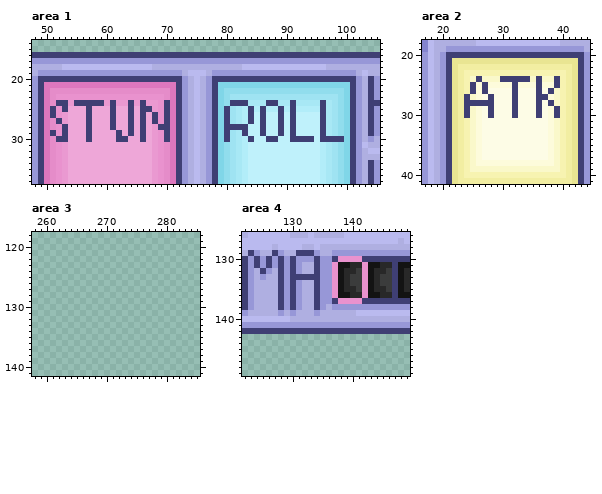
Pixel-art file: Assets/_Project/Art/UI/skillandhealthpng.aseprite. The first picture shows the starting point.
400x400 pixels, 1 frame. Colours within 5 levels of each other are drawn and written as one. Shown: area 1: x 48..105, y 14..37; area 2: x 17..44, y 18..41; area 3: x 258..285, y 118..141; area 4: x 122..149, y 126..149. The commit also changed other parts of the picture, which this record leaves out.
The result:
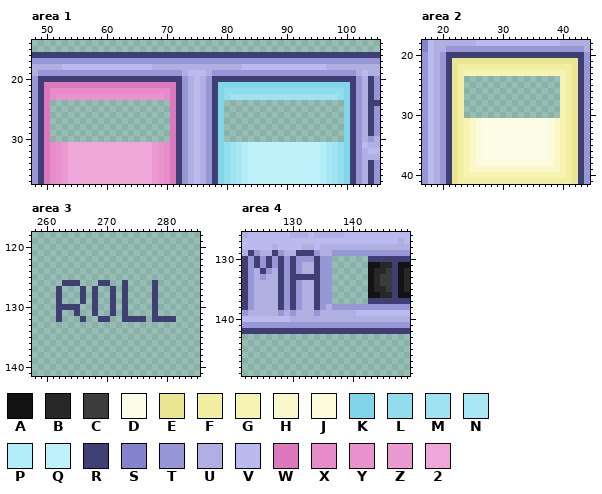
Palette (. is transparent): A #131313  B #282828  C #3b3c3c  D #fdfce6  E #e9e592  F #f2eea2  G #f7f3b1  H #faf8ca  J #fdfbdb  K #80d6e8  L #91dded  M #9fe3f2  N #a8e8f5  P #b2edf9  Q #bff1fb  R #3f3f74  S #8484ce  T #9797d7  U #afafe1  V #babaef  W #dd77be  X #e58cc9  Y #e992ce  Z #ea99d1  2 #eea7d8
From old to new:
--- area 1
@@ x 48..105 @@
 23 TRWXYYYYYYYYYYYYYYYYYYXWRTUVUTRKLMMMMMMMMMMMMMMMMMMLKRTURT
-24 TRWXRRZRRRRRZRZZRZRZZYRWRTUVUTRKLRRRNNNRRNNRNNNNRNMLKRTURR
-25 TRWRYR222R222R22R2RRZYRWRTUVUTRKRMNPRPRPPRPRPPPPRNMLKRTURT
-26 TRWRYZ222R222R22R2R2RYRWRTUVUTRKRMNPRQRQQRQRQQQQRNMLKRTURT
-27 TRWXRZ222R222R22R2R2RYRWRTUVUTRKRMNPRQRQQRQRQQQQRNMLKRTURT
-28 TRWXYR222R222R22R2R2ZRRWRTUVUTRKRRRRQQRQQRQRQQQQRNMLKRTURT
-29 TRWRYR222R2222R2R2R2ZYRWRTUVUTRKRMNRQQRQQRQRQQQQRNMLKRTURT
-30 TRWXRR222R2222RR22R2ZYRWRTUVUTRKRMNPRQQRRQQRRRRQRRRRKRTUTU
+24 TRW....................WRTUVUTRK....................KRTURR
+25 TRW....................WRTUVUTRK....................KRTURT
+26 TRW....................WRTUVUTRK....................KRTURT
+27 TRW....................WRTUVUTRK....................KRTURT
+28 TRW....................WRTUVUTRK....................KRTURT
+29 TRW....................WRTUVUTRK....................KRTURT
+30 TRW....................WRTUVUTRK....................KRTUTU
 31 TRWXYZ22222222222222ZYXWRTUVUTRKLMNPQQQQQQQQQQQQPNMLKRTVUU
--- area 2
@@ x 17..44 @@
 23 TVUTREFGGGGGGGGGGGGGGGGGFERT
-24 TVUTREFGHRHHHRRRRRHRHHRGFERT
-25 TVUTREFGRJRJJJJRJJJRJJRGFERT
-26 TVUTREFGRJRDDDDRDDDRDRHGFERT
-27 TVUTREFRHJDRDDDRDDDRRJHGFERT
-28 TVUTREFRRRRRDDDRDDDRDRHGFERT
-29 TVUTREFRHJDRDDDRDDDRDJRGFERT
-30 TVUTREFRHJDRDDDRDDDRDJRGFERT
+24 TVUTREF................GFERT
+25 TVUTREF................GFERT
+26 TVUTREF................GFERT
+27 TVUTREF................GFERT
+28 TVUTREF................GFERT
+29 TVUTREF................GFERT
+30 TVUTREF................GFERT
 31 TVUTREFGHJDDDDDDDDDDDJHGFERT
--- area 3
@@ x 258..285 @@
 125 ............................
-126 ............................
-127 ............................
-128 ............................
-129 ............................
-130 ............................
-131 ............................
-132 ............................
+126 .....RRR...RR..R....R.......
+127 ....R...R.R..R.R....R.......
+128 ....R...R.R..R.R....R.......
+129 ....R...R.R..R.R....R.......
+130 ....RRRR..R..R.R....R.......
+131 ....R..R..R..R.R....R.......
+132 ....R...R..RR..RRRR.RRRR....
 133 ............................
--- area 4
@@ x 135..144 @@
 129 UUTTTTTTTT
-130 TTRYYYYRRR
-131 TTYAABBYAA
-132 TTYABBCYAB
-133 TTYABCCYAB
-134 TTYABCCYAB
-135 TTYABBCYAB
-136 TTYAABBYAA
-137 TTRYYYYRRR
+130 TT......RR
+131 TT......AA
+132 TT......AB
+133 TT......AB
+134 TT......AB
+135 TT......AB
+136 TT......AA
+137 TT......RR
 138 TUTTTTTTTT
